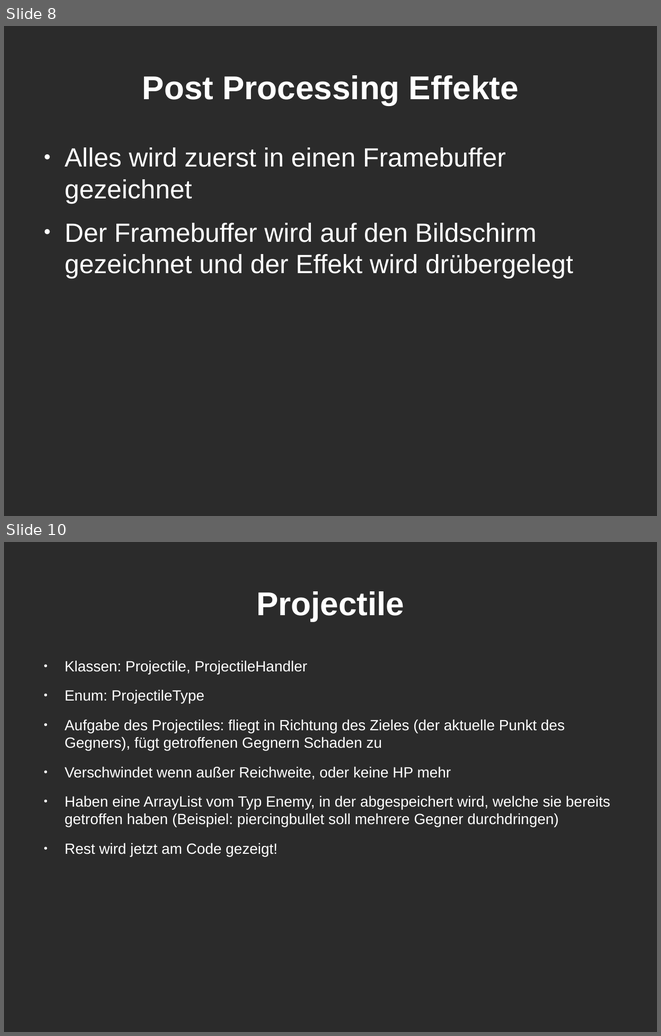
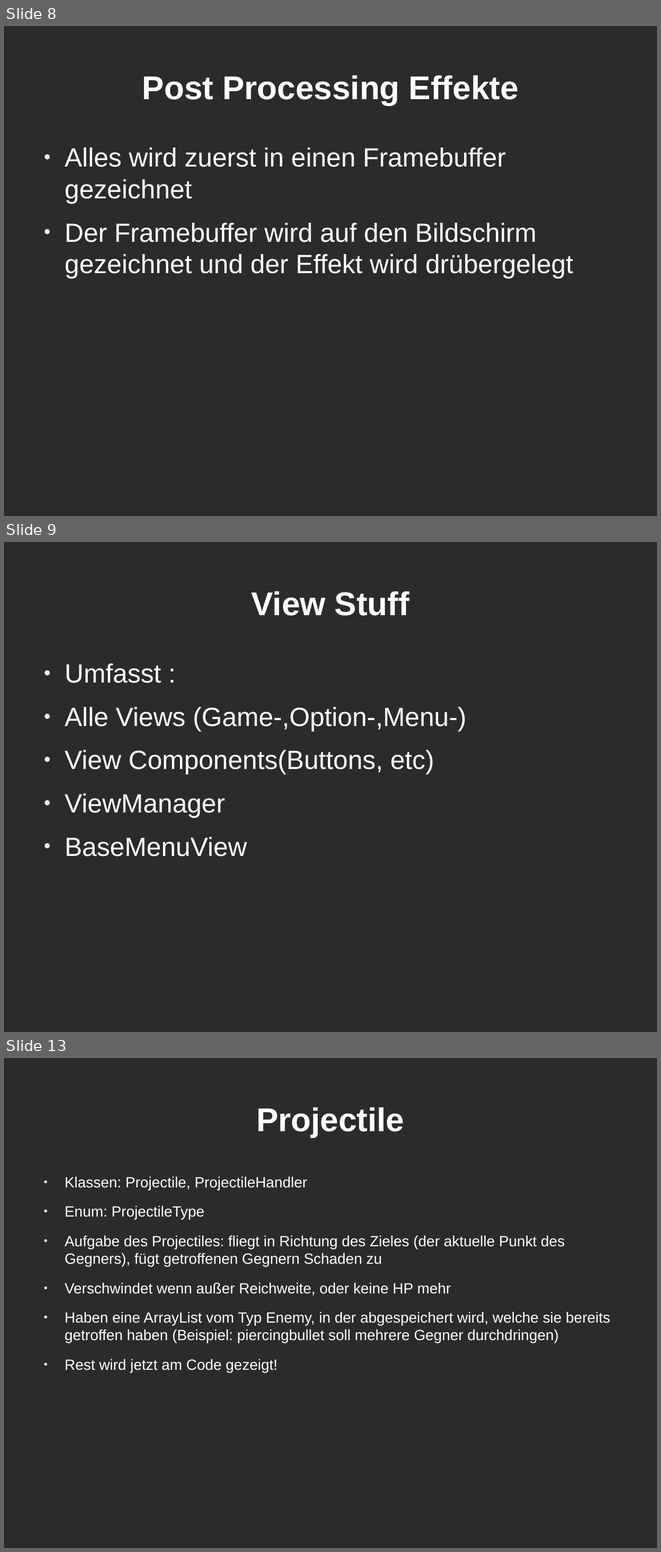
Before and after one commit to Leo1998/Kabuom, a slide deck: projektpräsentation.odp. Shown one above the other, each under a label of ours: slides 8 and 10 before the commit, slides 8, 9 and 13 after it; the slides between them are not shown. The pictures are 661x1036 and 661x1552 pixels, drawn with LibreOffice and Linux fonts; fonts in the diff are those of the drawing; background and template pictures are left out; a plain dark background stands for a picture behind light text. Boxes give left, top, right and bottom in pixels: in the first picture for what was removed or moved away, otherwise in the second. Text is boxed around its words. In the diff, an @@ line names an element or a change of style, - is before the commit and + after.

```diff
--- a/projektpräsentation.odp
+++ b/projektpräsentation.odp
@@ slide 9 added at [4,542,657,1032], background picture (left out) @@
@@ title added at [252,591,409,616], 40 pt, text #FFFFFF, bold @@
+View Stuff
@@ text added at [64,663,466,856], 32 pt, text #FFFFFF @@
+● Umfasst :
+● Alle Views (Game-,Option-,Menu-)
+● View Components(Buttons, etc)
+● ViewManager
+● BaseMenuView
@@ what was slide 10 is now slide 13 @@
```
Also in this commit, not shown: 1 slide changed, 8 other slides added, 2 slides removed, 6 other files.
